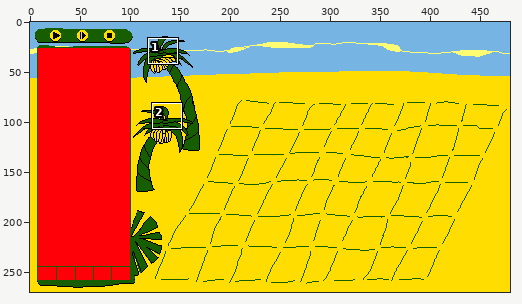
A pixel-art file gets an edit: assets/1.ase. Above, an overview of the earlier version with the close-up marked.
Close-up. Before the edit:
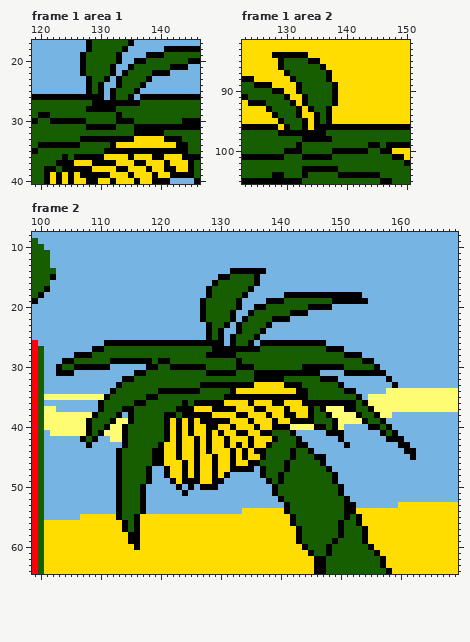
480x270 pixels, 8 frames. Shown: frame 1 area 1: x 119..146, y 17..40; frame 1 area 2: x 123..150, y 82..105; frame 2: x 99..169, y 8..64. The commit also changed other frames or places, which this record leaves out.
Now the later version:
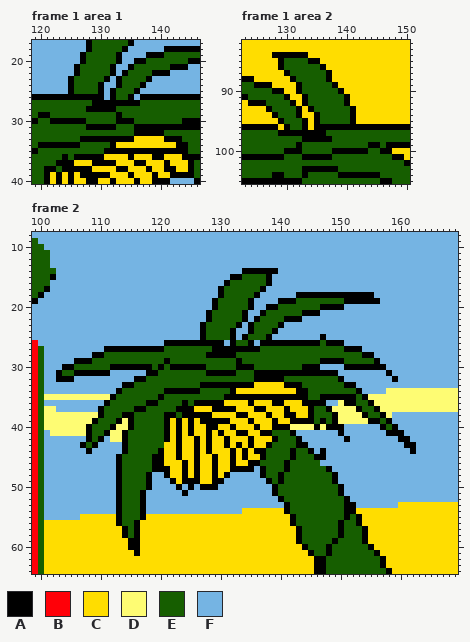
Palette (. is transparent): A #000000  B #ff0008  C #ffdd00  D #fefc73  E #165e00  F #75b4e3
From old to new:
Changed rows in their new state; - is an unchanged pixel.
Frame 1 area 1, layer "tree2":
first column x 125:
21 -AE-
22 -AE-
23 AEEE
24 AEEE
25 AEEE
Frame 1 area 2, layer "tree1":
first column x 137:
 90 -EA--
 91 -EEA-
 92 -EEA-
 93 EEEEA
 94 EEEEA
 95 EEEEA
Frame 2, layer "tree2":
first column x 103:
14 -----------------------------FF----AA-----------------------
15 ---------------------------FFAA--EEA------------------------
16 --------------------------FFA----EEA------------------------
17 -------------------------FFA----EEA-------------------------
18 -------------------------FFA---EEA----FF-----------AA-------
19 ------------------------FFA---EEA--FF-AA------EE----AA------
20 ------------------------FFA---EEAFFAA-----EE--AA------------
21 ------------------------FA---EEAFFA----EE-AA----------------
22 ------------------------FA---EE-FA--EE-AA-------------------
23 ------------------------AE--EE-FA--EEA----------------------
24 ------------------------AE-EEAFFA-EEA-----------------------
25 ------------------------AE-EE-FA-EEA--------A---------------
26 --------FFFFFFFFFF--------------------------EAAA------------
27 ------FFAAAAAAAAAA---------------------------EEEAAA---------
28 ---FFFAA----------------------------------------EEEAA-------
29 -FFAAA---EEEEEEE-E--------------------------AAAA---EEA------
30 FAAEEEEEEAAAAAA-EA--------------------------FFFFAAAAA-A-----
31 -EEAAAAAA----FFAA---------------------------AAA-FFFFFFFA----
32 AAA--------FFAA-----------------------------EEEA-------FA---
33 ----------FAA----------------------------------EAA------F---
34 ---------FA------E------------------------------EEA---------
35 --------DA-----EEA--------------------------AAAAAAEA--------
36 -------FA----EEAA----------------------------FFD---EA-------
37 -----------EEAA-----------------------------EA--DDA-EA------
38 ------DA--EA---------------------------------EA---DA-EA-----
39 -----DA--EA---------------------------------A------DAAEA----
40 --------EA-DA-------------------------------DA-A----FFAEA---
41 -------EA------------------------------------FF-------FA-A--
42 ----FAEA---------------------------------------FA------FF-A-
43 ----AEA----------E------------------------------F--------F-A
44 -----A----FA----E---------------------------A-------------F-
45 -----------------------------------------------------------F
46 --------------------------------------------F---------------
47 ---------------EAA------------------------------------------
50 --------------EA--------------------------------------------
first column x 113:
55 ---EA
56 AE---
58 -AE--
60 --A--
61 ---A-
Boxes around the changes in both close-ups, in picture pixels (x1, y1, x2, y2):
changed: (68, 64, 92, 94)
changed: (326, 88, 356, 124)
changed: (200, 268, 416, 466)
changed: (56, 340, 164, 556)
